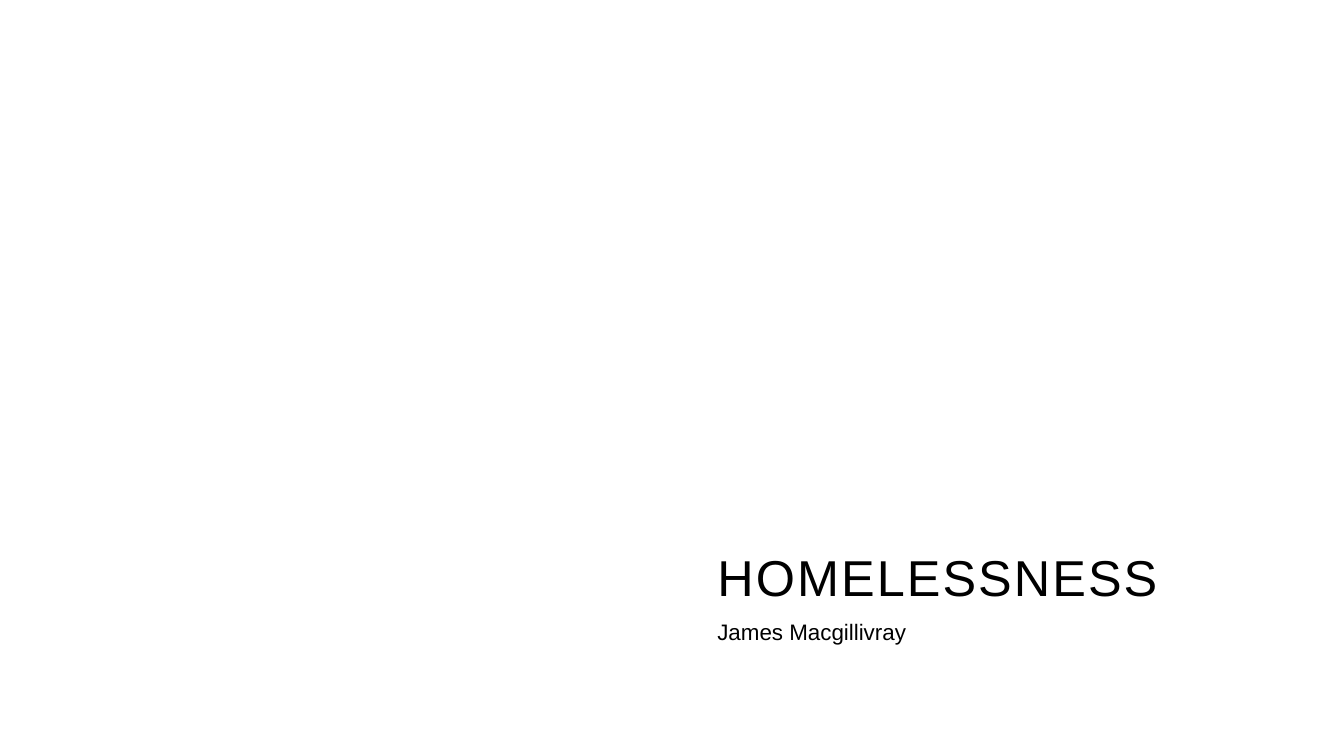
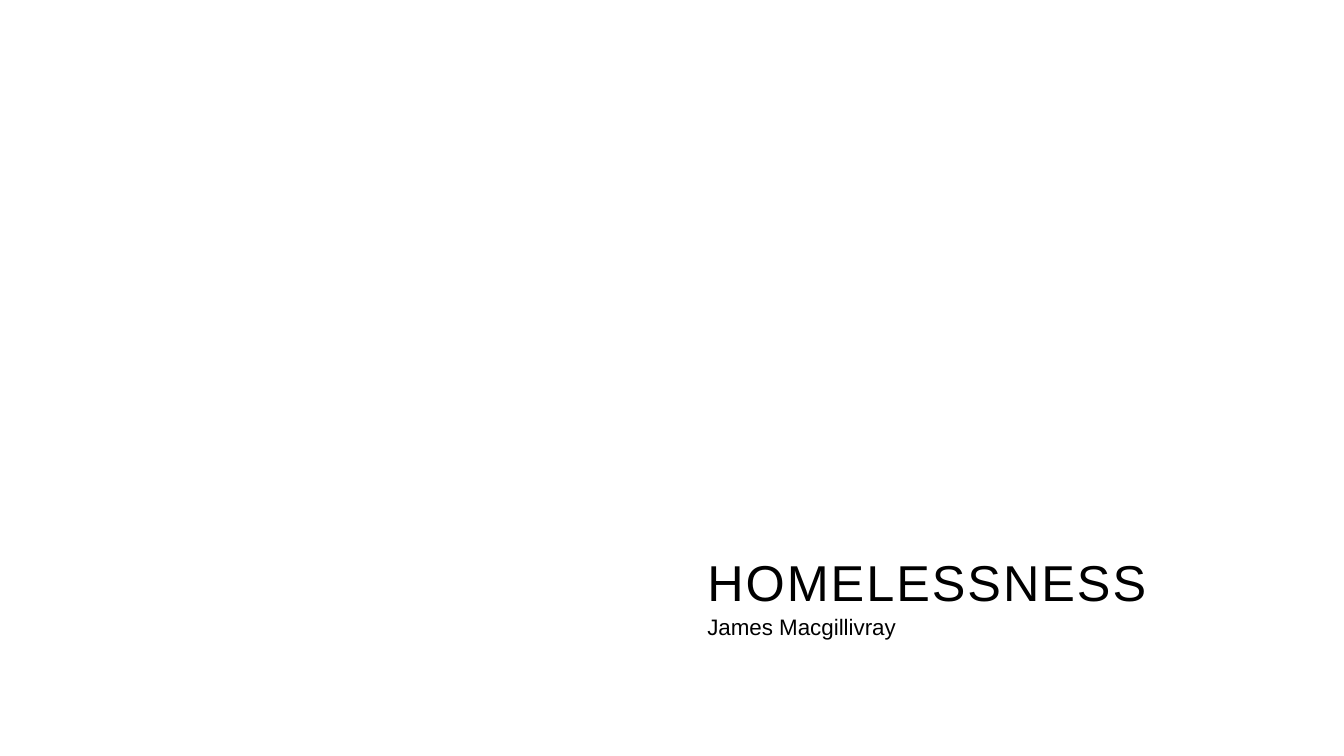
Before and after one commit to CrypticEntity/schoolwork9-10, a slide deck: slide 1 of Humanities/Geography/Homelessness.pptx. Drawn at 1344x756 pixels with LibreOffice and Linux fonts; fonts in the diff are those of the drawing; background and template pictures are left out. Boxes give left, top, right and bottom in pixels: in the first picture for what was removed or moved away, otherwise in the second. Text is boxed around its words. In the diff, an @@ line names an element or a change of style, - is before the commit and + after.

```diff
--- a/Humanities/Geography/Homelessness.pptx
+++ b/Humanities/Geography/Homelessness.pptx
@@ title "HOMELESSNESS" at [707, 565, 1146, 602]: letter spacing 1.5 to 1.4 pt @@
@@ subtitle "James Macgillivray": place and size @@
-subtitle "James Macgillivray" at [717, 623, 906, 645]
+subtitle "James Macgillivray" at [707, 618, 896, 640]
```
Also in this commit, not shown: 3 other slides changed, 1 slide added, 11 slides removed, 7 other files.
